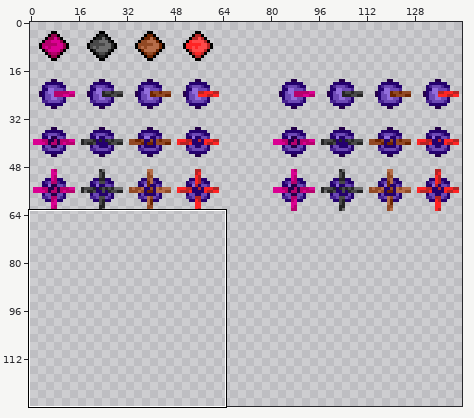
Two versions of one sprite sheet, map/arrowslit.png. Above: a wide view before the commit, with the close-up outlined.
Close-up. Before:
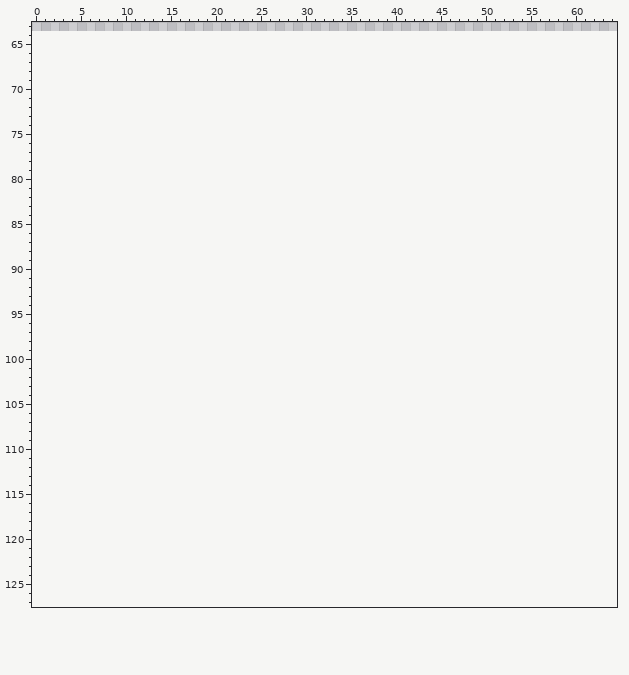
The file is 144x64 pixels. Shown: x 0..64, y 63..127. The old version is drawn lined up with the new one, on the new canvas. The commit also changed other parts of the picture, which this record leaves out.
New version:
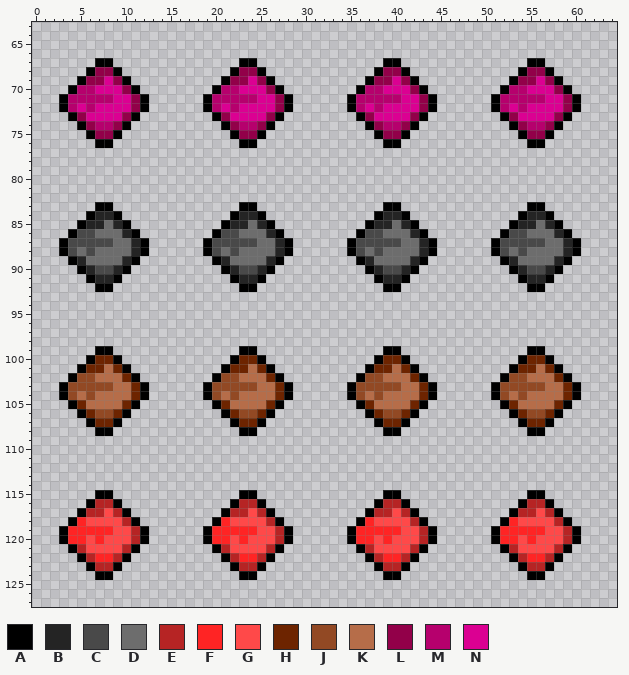
Palette (. is transparent): A #000000  B #242424  C #494949  D #6d6d6d  E #b62424  F #ff2424  G #ff4949  H #6d2400  J #924924  K #b66d49  L #920049  M #b6006d  N #db0092
Change:
canvas 144x64 -> 144x128
Changed rows in their new state; - is an unchanged pixel.
first column x 3:
 67 ----AA--------------AA--------------AA--------------AA----
 68 ---ALLA------------ALLA------------ALLA------------ALLA---
 69 --ALLNLA----------ALLNLA----------ALLNLA----------ALLNLA--
 70 -AMMNNNLA--------AMMNNNLA--------AMMNNNLA--------AMMNNNLA-
 71 AMMMMMNNLA------AMMMMMNNLA------AMMMMMNNLA------AMMMMMNNLA
 72 AMNMNNNNLA------AMNMNNNNLA------AMNMNNNNLA------AMNMNNNNLA
 73 -ALNNNNLA--------ALNNNNLA--------ALNNNNLA--------ALNNNNLA-
 74 --ALMMLA----------ALMMLA----------ALMMLA----------ALMMLA--
 75 ---ALLA------------ALLA------------ALLA------------ALLA---
 76 ----AA--------------AA--------------AA--------------AA----
first column x 3:
 83 ----AA--------------AA--------------AA--------------AA----
 84 ---ABBA------------ABBA------------ABBA------------ABBA---
 85 --ABBDBA----------ABBDBA----------ABBDBA----------ABBDBA--
 86 -ACCDDDBA--------ACCDDDBA--------ACCDDDBA--------ACCDDDBA-
 87 ACCCCCDDBA------ACCCCCDDBA------ACCCCCDDBA------ACCCCCDDBA
 88 ACDCDDDDBA------ACDCDDDDBA------ACDCDDDDBA------ACDCDDDDBA
 89 -ABDDDDBA--------ABDDDDBA--------ABDDDDBA--------ABDDDDBA-
 90 --ABCCBA----------ABCCBA----------ABCCBA----------ABCCBA--
 91 ---ABBA------------ABBA------------ABBA------------ABBA---
 92 ----AA--------------AA--------------AA--------------AA----
first column x 3:
 99 ----AA--------------AA--------------AA--------------AA----
100 ---AHHA------------AHHA------------AHHA------------AHHA---
101 --AHHKHA----------AHHKHA----------AHHKHA----------AHHKHA--
102 -AJJKKKHA--------AJJKKKHA--------AJJKKKHA--------AJJKKKHA-
103 AJJJJJKKHA------AJJJJJKKHA------AJJJJJKKHA------AJJJJJKKHA
104 AJKJKKKKHA------AJKJKKKKHA------AJKJKKKKHA------AJKJKKKKHA
105 -AHKKKKHA--------AHKKKKHA--------AHKKKKHA--------AHKKKKHA-
106 --AHJJHA----------AHJJHA----------AHJJHA----------AHJJHA--
107 ---AHHA------------AHHA------------AHHA------------AHHA---
108 ----AA--------------AA--------------AA--------------AA----
first column x 3:
115 ----AA--------------AA--------------AA--------------AA----
116 ---AEEA------------AEEA------------AEEA------------AEEA---
117 --AEEGEA----------AEEGEA----------AEEGEA----------AEEGEA--
118 -AFGGGGEA--------AFGGGGEA--------AFGGGGEA--------AFGGGGEA-
119 AFFFFFGGEA------AFFFFFGGEA------AFFFFFGGEA------AFFFFFGGEA
120 AFFGFGGGEA------AFFGFGGGEA------AFFGFGGGEA------AFFGFGGGEA
121 -AEGGGGEA--------AEGGGGEA--------AEGGGGEA--------AEGGGGEA-
122 --AEFFEA----------AEFFEA----------AEFFEA----------AEFFEA--
123 ---AEEA------------AEEA------------AEEA------------AEEA---
124 ----AA--------------AA--------------AA--------------AA----
